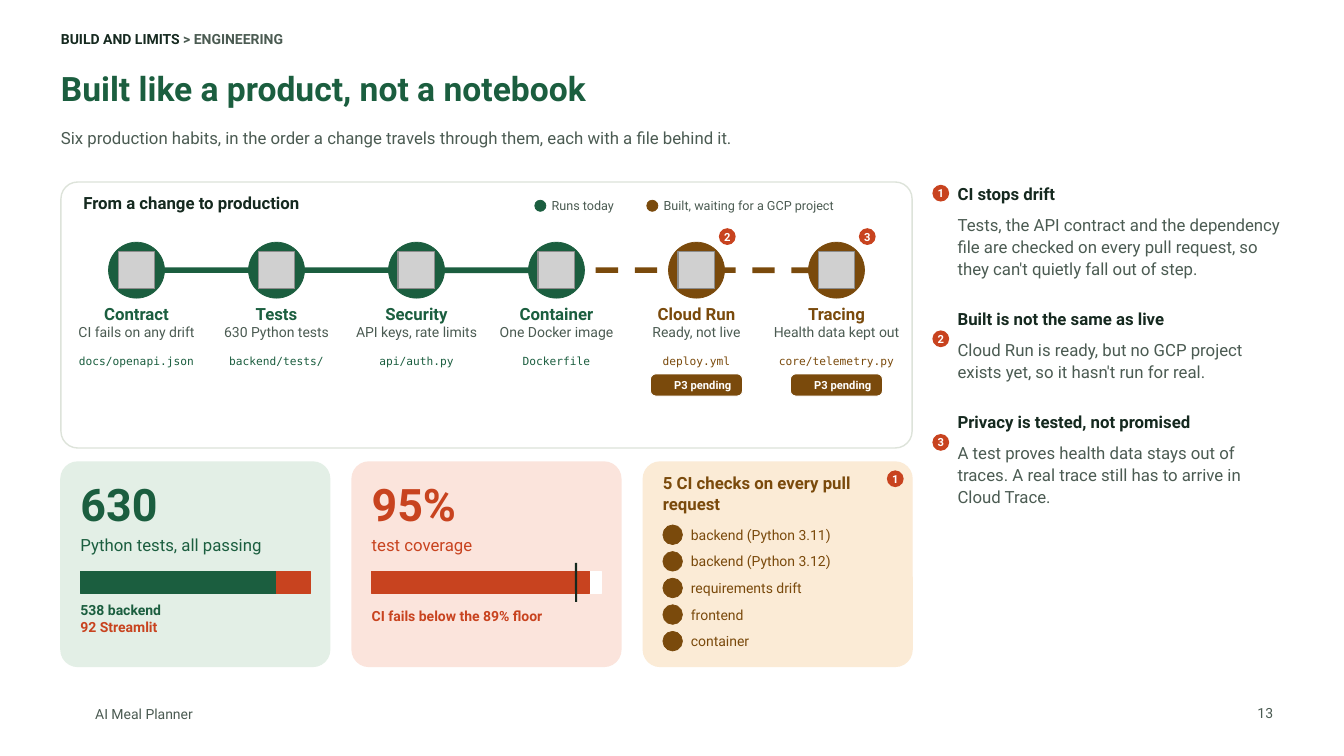
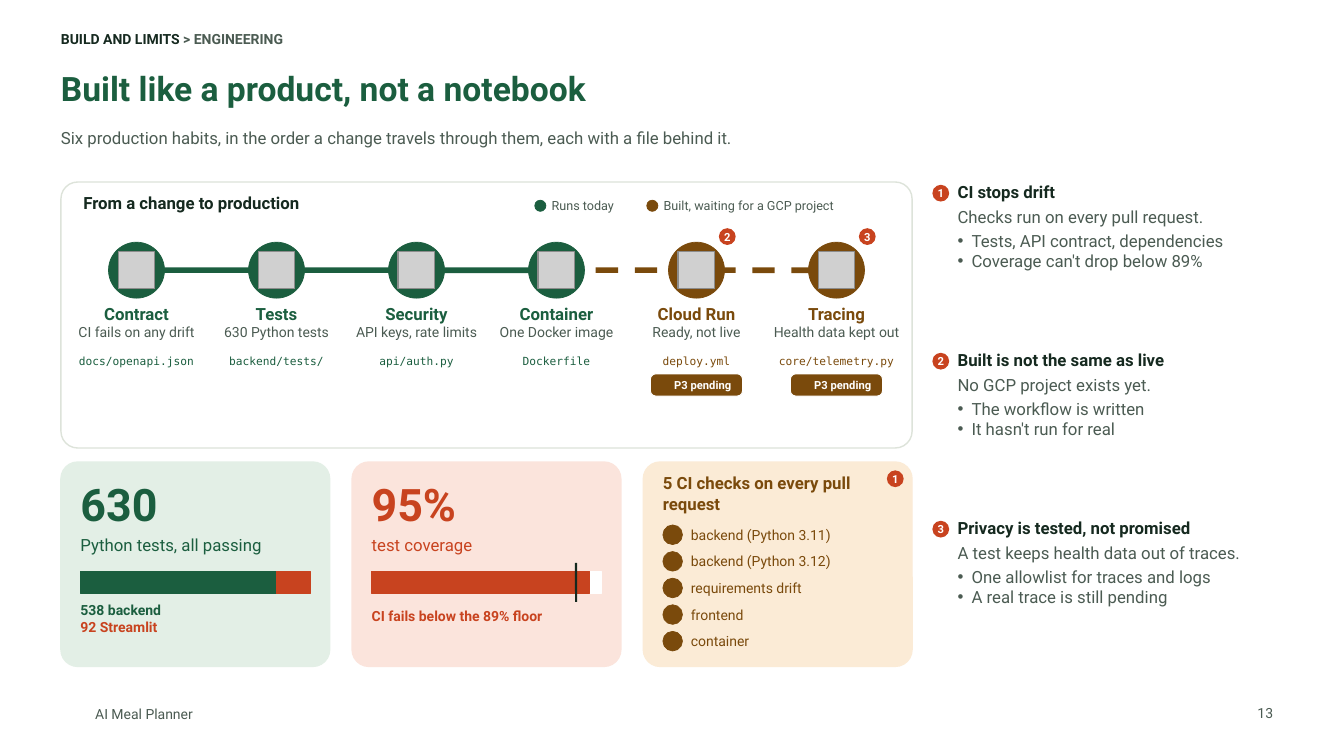
Before and after one commit to tuannm3812/ai-meal-planner, a slide deck: slide 13 of docs/showcase/ai-meal-planner-deck.pptx. Drawn at 1344x756 pixels with LibreOffice and Linux fonts; fonts in the diff are those of the drawing; grey boxes stand for pictures; background and template pictures are left out. Boxes give left, top, right and bottom in pixels: in the first picture for what was removed or moved away, otherwise in the second. Text is boxed around its words. In the diff, an @@ line names an element or a change of style, - is before the commit and + after.

```diff
--- a/docs/showcase/ai-meal-planner-deck.pptx
+++ b/docs/showcase/ai-meal-planner-deck.pptx
@@ text at [958,185,1055,202]: line spacing 1.1 to 1; less space between paragraphs @@
@@ text at [958,210,1223,271]: text changed @@
-Tests, the API contract and the dependency file are checked on every pull request, so they can't quietly fall out of step.
-Built is not the same as live
-Cloud Run is ready, but no GCP project exists yet, so it hasn't run for real.
-Privacy is tested, not promised
-A test proves health data stays out of traces. A real trace still has to arrive in Cloud Trace.
+Checks run on every pull request.
+• Tests, API contract, dependencies
+• Coverage can't drop below 89%
@@ ellipse "2": place and size @@
-ellipse "2" at [933,331,950,348]
+ellipse "2" at [933,353,950,370]
@@ text added at [958,353,1164,435], 12 pt, text #4B5B52 @@
+Built is not the same as live
+No GCP project exists yet.
+• The workflow is written
+• It hasn't run for real
@@ ellipse "3": place and size @@
-ellipse "3" at [933,435,950,452]
+ellipse "3" at [933,521,950,538]
@@ text added at [958,521,1240,607], 12 pt, text #4B5B52 @@
+Privacy is tested, not promised
+A test keeps health data out of traces.
+• One allowlist for traces and logs
+• A real trace is still pending
```
Also in this commit, not shown: 13 other slides changed, 20 other files.
